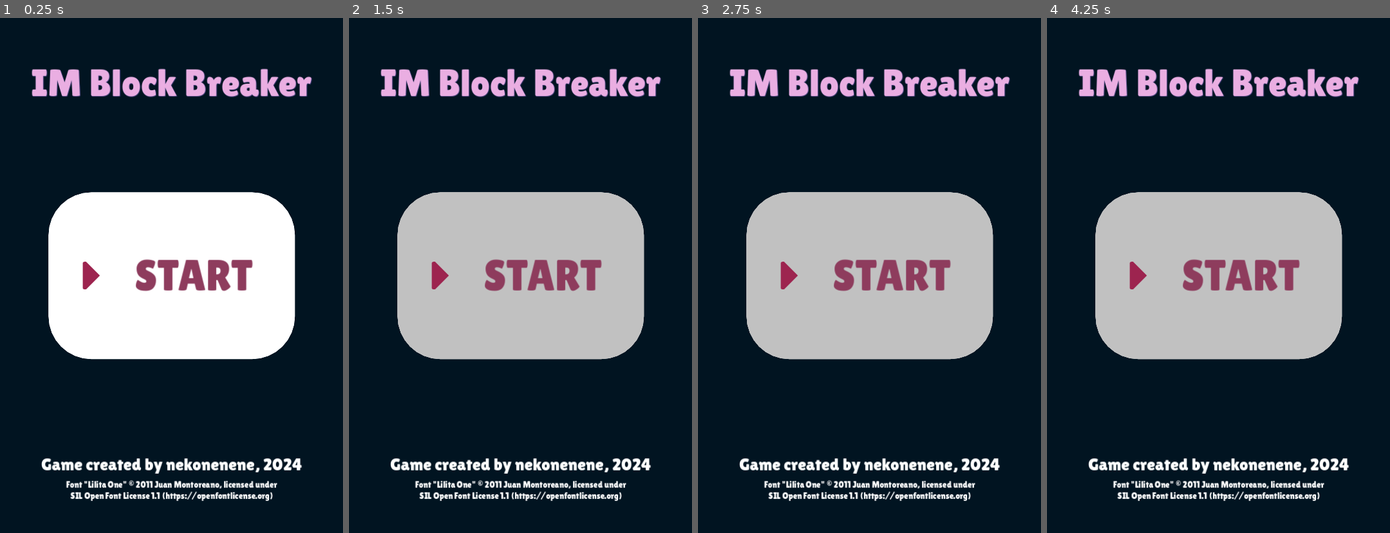
Above: before the commit, frames 1-4 (left to right).
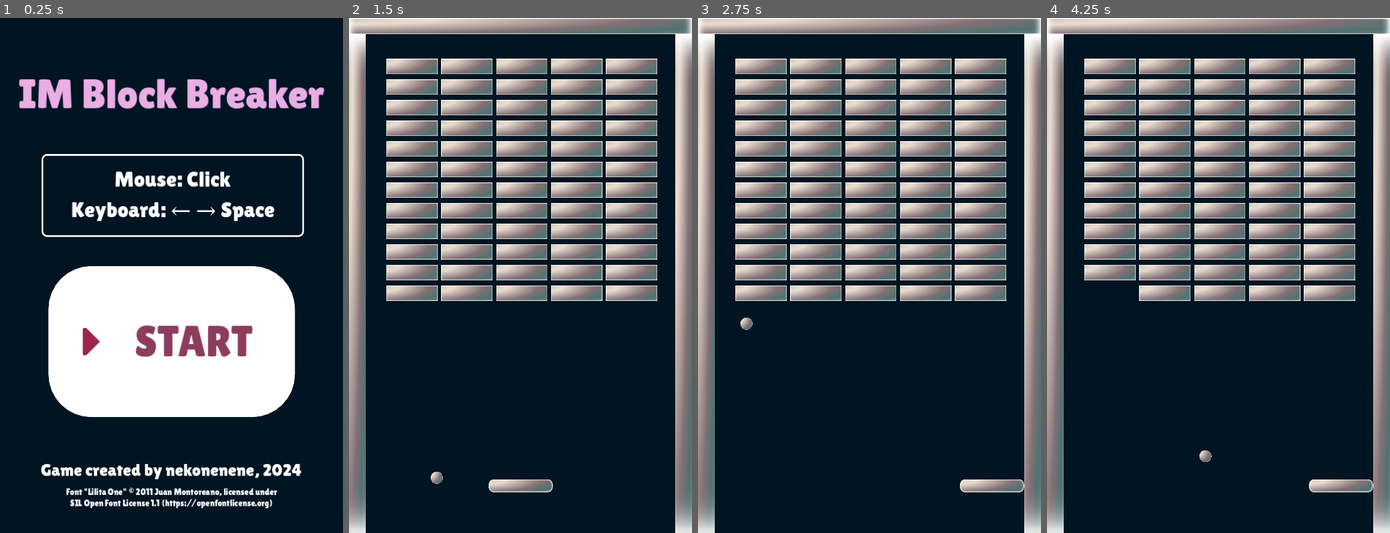
Above: after the commit, the same moments.

Repository: nekonenene/godot-brick-breaker
Game: Godot game, scene res://src/start_view.tscn
Same seed, same stepped clock (60 frames per second), same inputs: the game is played once before the commit and once after it. This scene is started directly instead of the project's main scene.
Inputs (mouse positions are in pixels of both pictures, inside the frame that each line leads up to):
- Up to frame 1 (0.25 s): no input
- Up to frame 2 (1.5 s): click "START" at 0.5 s; click (520, 275) at 1.25 s, where only the run before the commit has a clickable "START"
- Up to frame 3 (2.75 s): tap Enter at 2 s; move the mouse to (944, 249) at 2.02 s; hold Right (move_right) from 2.03 s (still down); hold Space (press_accept_key, bound only after the commit) from 2.03 s (still down); click (944, 249) at 2.17 s
- Up to frame 4 (4.25 s): release Right (move_right) at 2.75 s; release Space (press_accept_key, bound only after the commit) at 2.75 s; drag from (1149, 301) to (1201, 378) at 2.77 s; move the mouse to (1252, 162) at 3.52 s; hold Right (move_right) from 3.53 s (still down); hold Space (press_accept_key, bound only after the commit) from 3.53 s (still down); click (1252, 162) at 3.67 s

The runs differ from the first frame. In frame 1, 30% of the frame differs, in the area x 5-95%, y 9-96%; in frame 2, 53%; in frame 3, 53%, in the area x 0-100%, y 0-100%; in frame 4, 53%.

Commit message:
タイトル画面からフェードしつつゲーム画面に進むように

Diff:
--- a/project.godot
+++ b/project.godot
@@ -37,6 +37,17 @@
 "events": [Object(InputEventKey,"resource_local_to_scene":false,"resource_name":"","device":-1,"window_id":0,"alt_press …(195 unchanged characters)…
 ]
 }
+press_accept_key={
+"deadzone": 0.5,
+"events": [Object(InputEventKey,"resource_local_to_scene":false,"resource_name":"","device":-1,"window_id":0,"alt_pressed":false,"shift_pressed":false,"ctrl_pressed":false,"meta_pressed":false,"pressed":false,"keycode":0,"physical_keycode":32,"key_label":0,"unicode":32,"location":0,"echo":false,"script":null)
+, Object(InputEventKey,"resource_local_to_scene":false,"resource_name":"","device":-1,"window_id":0,"alt_pressed":false,"shift_pressed":false,"ctrl_pressed":false,"meta_pressed":false,"pressed":false,"keycode":0,"physical_keycode":4194309,"key_label":0,"unicode":0,"location":0,"echo":false,"script":null)
+]
+}
+press_esc_key={
+"deadzone": 0.5,
+"events": [Object(InputEventKey,"resource_local_to_scene":false,"resource_name":"","device":-1,"window_id":0,"alt_pressed":false,"shift_pressed":false,"ctrl_pressed":false,"meta_pressed":false,"pressed":false,"keycode":0,"physical_keycode":4194305,"key_label":0,"unicode":0,"location":0,"echo":false,"script":null)
+]
+}
 
 [rendering]
 
--- /dev/null
+++ b/src/start_view.gd
@@ -0,0 +1,37 @@
+extends Control
+
+var main_scene = preload("res://main.tscn").instantiate()
+var is_started = false
+
+# Called when the node enters the scene tree for the first time.
+func _ready() -> void:
+	$AudioStreamPlayer.play()
+
+func _input(event: InputEvent) -> void:
+	if event is InputEventKey:
+		if event.is_action_pressed("press_accept_key"):
+			start_process()
+
+func _on_start_button_pressed() -> void:
+	start_process()
+
+func start_process() -> void:
+	if is_started:
+		return
+
+	print("Start button pressed")
+	is_started = true
+
+	$TransitionRect.visible = true
+	var transition_sec = 0.5
+	var tween = get_tree().create_tween()
+	# トランジション用の黒い四角のアルファ値を徐々に上げる
+	tween.tween_property($TransitionRect, "color:a", 1, transition_sec)
+	# 同時に音楽をフェードアウト
+	tween.parallel().tween_property($AudioStreamPlayer, "volume_db", -80, transition_sec)
+	await tween.finished
+
+	# メインシーンを追加
+	get_tree().root.add_child(main_scene)
+	# 現在のシーンをメモリから解放
+	queue_free()
--- a/src/start_view.tscn
+++ b/src/start_view.tscn
@@ -1,13 +1,15 @@
-[gd_scene load_steps=9 format=3 uid="uid://dxmb0ybjqbwkh"]
+[gd_scene load_steps=13 format=3 uid="uid://dxmb0ybjqbwkh"]
 
+[ext_resource type="Script" path="res://src/start_view.gd" id="1_75p6t"]
 [ext_resource type="FontFile" uid="uid://dc3mqujj2uc5q" path="res://assets/fonts/LilitaOne-Regular.ttf" id="1_j6877"]
 [ext_resource type="StyleBox" uid="uid://bug3yqshwmo4e" path="res://src/WhiteButton.tres" id="2_aiwdw"]
 [ext_resource type="Texture2D" uid="uid://iv7uxcosu348" path="res://assets/images/right.png" id="2_hxh2g"]
 [ext_resource type="StyleBox" uid="uid://bbj7b63if5kjt" path="res://src/GrayButton.tres" id="3_qhm6s"]
+[ext_resource type="AudioStream" uid="uid://b8no1v0c2md8q" path="res://assets/musics/Buster1-MainLoop.ogg" id="6_ovwim"]
 
 [sub_resource type="LabelSettings" id="LabelSettings_sl07k"]
 font = ExtResource("1_j6877")
-font_size = 88
+font_size = 96
 font_color = Color(0.91559, 0.682783, 0.886657, 1)
 outline_color = Color(0.337628, 0.156181, 0.323792, 1)
 shadow_color = Color(0.376471, 0.313726, 0.654902, 0.615686)
@@ -15,6 +17,23 @@
 [sub_resource type="Theme" id="Theme_n681m"]
 default_font = ExtResource("1_j6877")
 default_font_size = 100
+
+[sub_resource type="StyleBoxFlat" id="StyleBoxFlat_aoa04"]
+bg_color = Color(1, 1, 1, 0)
+border_width_left = 4
+border_width_top = 4
+border_width_right = 4
+border_width_bottom = 4
+border_color = Color(1, 1, 1, 1)
+corner_radius_top_left = 12
+corner_radius_top_right = 12
+corner_radius_bottom_right = 12
+corner_radius_bottom_left = 12
+
+[sub_resource type="LabelSettings" id="LabelSettings_yfbpi"]
+line_spacing = 12.0
+font = ExtResource("1_j6877")
+font_size = 50
 
 [sub_resource type="LabelSettings" id="LabelSettings_eijs5"]
 line_spacing = 12.0
@@ -32,6 +51,7 @@
 anchor_bottom = 1.0
 grow_horizontal = 2
 grow_vertical = 2
+script = ExtResource("1_75p6t")
 
 [node name="ColorRect" type="ColorRect" parent="."]
 layout_mode = 1
@@ -44,14 +64,14 @@
 
 [node name="GameTitle" type="Label" parent="."]
 layout_mode = 1
-anchors_preset = 5
-anchor_left = 0.5
-anchor_right = 0.5
-offset_left = -297.0
-offset_top = 100.0
-offset_right = 297.0
-offset_bottom = 192.0
+anchors_preset = 14
+anchor_top = 0.5
+anchor_right = 1.0
+anchor_bottom = 0.5
+offset_top = -480.0
+offset_bottom = -369.0
 grow_horizontal = 2
+grow_vertical = 2
 text = "IM Block Breaker"
 label_settings = SubResource("LabelSettings_sl07k")
 horizontal_alignment = 1
@@ -63,10 +83,10 @@
 anchor_top = 0.5
 anchor_right = 0.5
 anchor_bottom = 0.5
-offset_left = -287.5
-offset_top = -194.5
-offset_right = 287.5
-offset_bottom = 194.5
+offset_left = -287.0
+offset_top = -22.0
+offset_right = 288.0
+offset_bottom = 330.0
 grow_horizontal = 2
 grow_vertical = 2
 theme = SubResource("Theme_n681m")
@@ -89,31 +109,77 @@
 text = "START"
 icon = ExtResource("2_hxh2g")
 
-[node name="VBoxContainer" type="VBoxContainer" parent="."]
+[node name="ControlsPanel" type="Panel" parent="."]
 layout_mode = 1
-anchors_preset = 7
+anchors_preset = 8
 anchor_left = 0.5
-anchor_top = 1.0
+anchor_top = 0.5
 anchor_right = 0.5
-anchor_bottom = 1.0
-offset_left = -304.5
-offset_top = -182.0
-offset_right = 304.5
-offset_bottom = -73.0
+anchor_bottom = 0.5
+offset_left = -303.0
+offset_top = -283.0
+offset_right = 309.0
+offset_bottom = -90.0
 grow_horizontal = 2
-grow_vertical = 0
-theme_override_constants/separation = 12
+grow_vertical = 2
+theme_override_styles/panel = SubResource("StyleBoxFlat_aoa04")
+
+[node name="Controls" type="Label" parent="ControlsPanel"]
+layout_mode = 1
+anchors_preset = 8
+anchor_left = 0.5
+anchor_top = 0.5
+anchor_right = 0.5
+anchor_bottom = 0.5
+offset_left = -247.5
+offset_top = -67.5
+offset_right = 247.5
+offset_bottom = 67.5
+grow_horizontal = 2
+grow_vertical = 2
+text = "Mouse: Click
+Keyboard: ← → Space"
+label_settings = SubResource("LabelSettings_yfbpi")
+horizontal_alignment = 1
+
+[node name="Licenses" type="VBoxContainer" parent="."]
+layout_mode = 1
+anchors_preset = 14
+anchor_top = 0.5
+anchor_right = 1.0
+anchor_bottom = 0.5
+offset_top = 432.0
+offset_bottom = 541.0
+grow_horizontal = 2
+grow_vertical = 2
+theme_override_constants/separation = 16
 alignment = 2
 
-[node name="Author" type="Label" parent="VBoxContainer"]
+[node name="Author" type="Label" parent="Licenses"]
 layout_mode = 2
 text = "Game created by nekonenene, 2024"
 label_settings = SubResource("LabelSettings_eijs5")
 horizontal_alignment = 1
 
-[node name="FontLicense" type="Label" parent="VBoxContainer"]
+[node name="FontLicense" type="Label" parent="Licenses"]
 layout_mode = 2
 text = "Font \"Lilita One\" © 2011 Juan Montoreano, licensed under
 SIL Open Font License 1.1 (https://openfontlicense.org)"
 label_settings = SubResource("LabelSettings_vaoew")
 horizontal_alignment = 1
+
+[node name="TransitionRect" type="ColorRect" parent="."]
+visible = false
+layout_mode = 1
+anchors_preset = 15
+anchor_right = 1.0
+anchor_bottom = 1.0
+grow_horizontal = 2
+grow_vertical = 2
+mouse_filter = 2
+color = Color(0, 0, 0, 0)
+
+[node name="AudioStreamPlayer" type="AudioStreamPlayer" parent="."]
+stream = ExtResource("6_ovwim")
+
+[connection signal="pressed" from="StartButton" to="." method="_on_start_button_pressed"]
